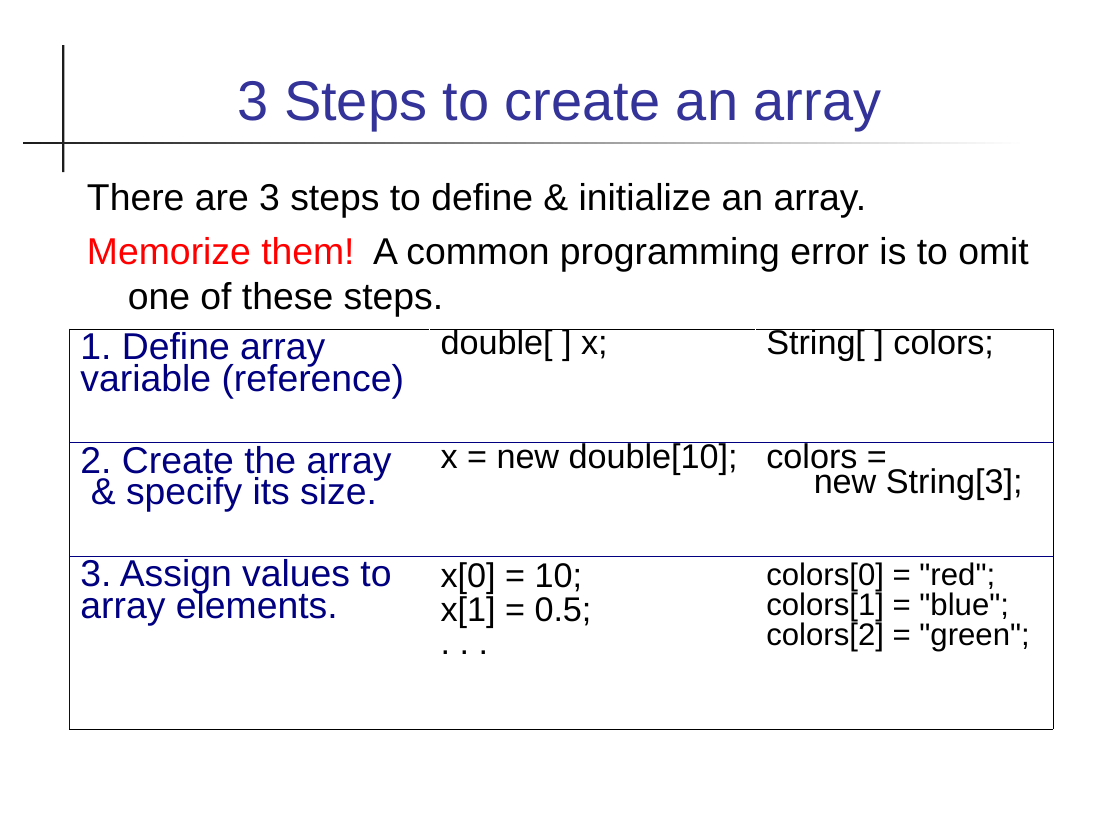
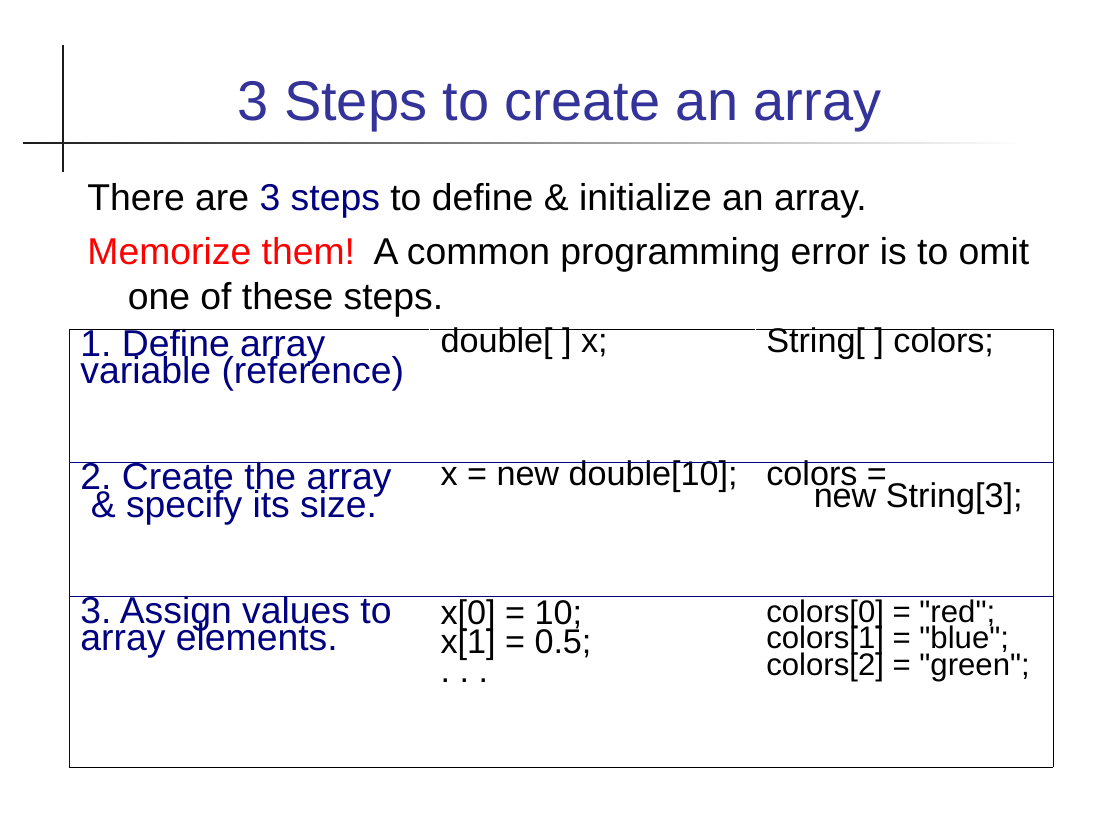
Before and after one commit to cpske/programming1, a slide deck: slide 6 of java-basics/17-Arrays.ppt. Drawn at 1120x840 pixels with LibreOffice and Linux fonts; fonts in the diff are those of the drawing. Boxes give left, top, right and bottom in pixels: in the first picture for what was removed or moved away, otherwise in the second. Text is boxed around its words. In the diff, an @@ line names an element or a change of style, - is before the commit and + after.

Commit message:
arrays and git material

```diff
--- a/java-basics/17-Arrays.ppt
+++ b/java-basics/17-Arrays.ppt
@@ text at <box>87,183,867,217</box>: text colour #000000 to #000080 in "3 steps" @@
@@ table at <box>69,329,1054,767</box> @@
@@ line spacing 0.76 to 0.66 @@
@@ line spacing 0.66 to 0.58 @@
@@ line spacing 0.87 to 0.76 @@
```
Also in this commit, not shown: 10 other slides changed, 3 other files.
